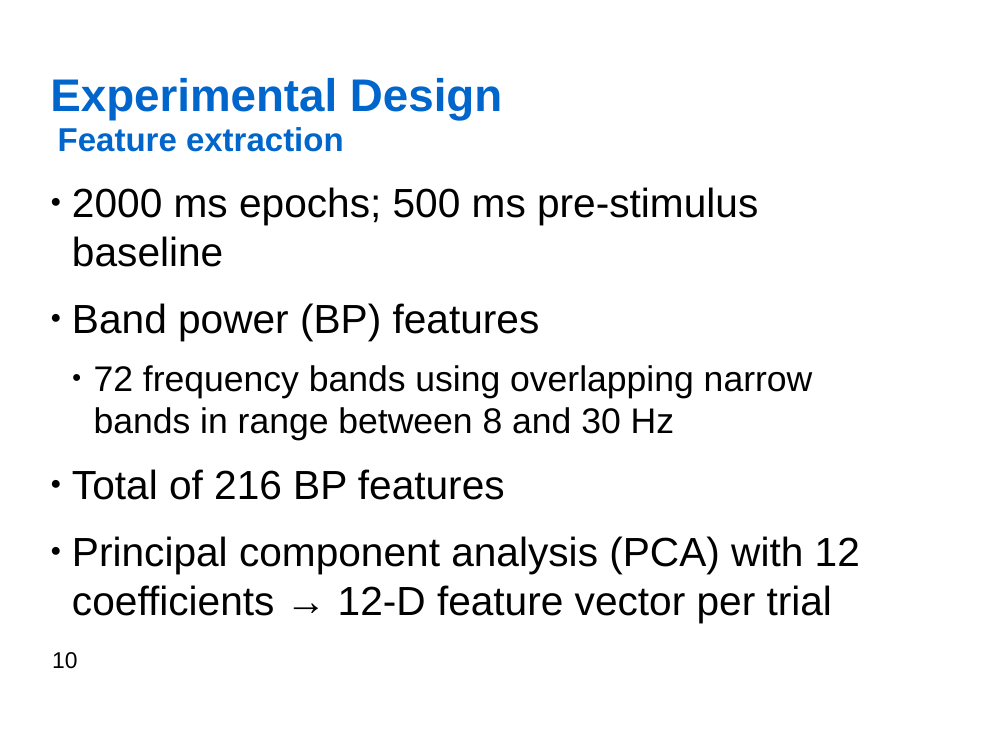
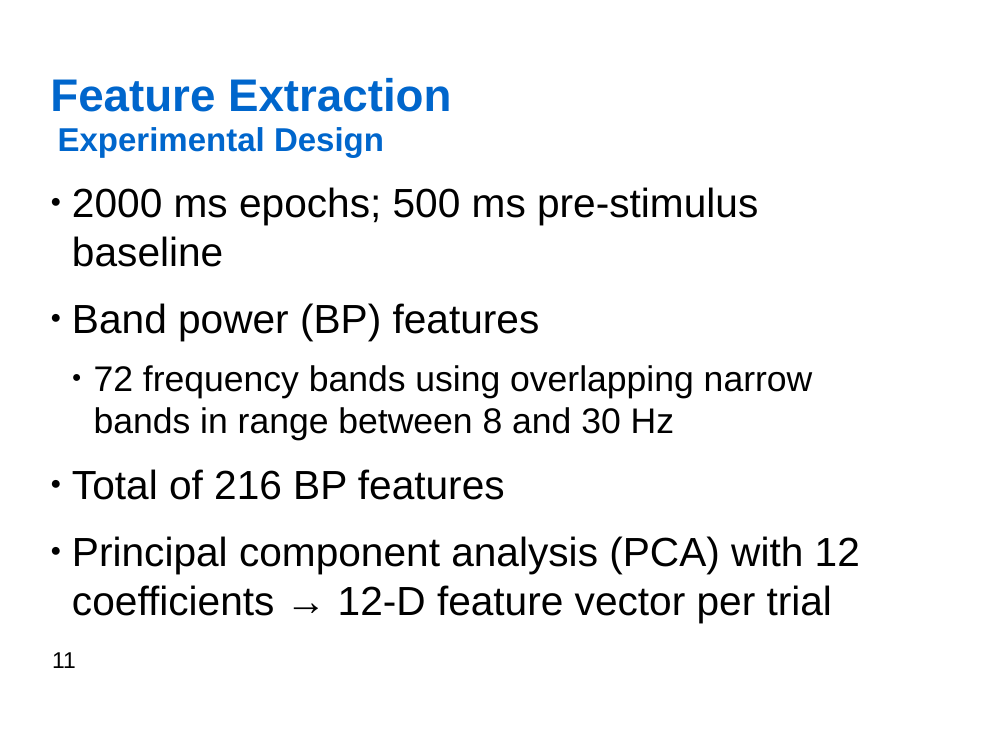
Before and after one commit to jfedjaev/NSTresearchPractice, a slide deck: slide 11 of Report/Presentation/Fedjaev_ResearchPractice.odp (slide 10 before the commit). Drawn at 1008x756 pixels with LibreOffice and Linux fonts; fonts in the diff are those of the drawing; background and template pictures are left out. Boxes give left, top, right and bottom in pixels: in the first picture for what was removed or moved away, otherwise in the second. Text is boxed around its words. In the diff, an @@ line names an element or a change of style, - is before the commit and + after.

```diff
--- a/Report/Presentation/Fedjaev_ResearchPractice.odp
+++ b/Report/Presentation/Fedjaev_ResearchPractice.odp
@@ title at (x1=50, y1=78, x2=451, y2=112): text changed; size 26 to 36 pt @@
-Feature extraction
+Feature Extraction
@@ title "Experimental Design" moved from (x1=50, y1=78, x2=502, y2=120) to (x1=58, y1=127, x2=384, y2=158) @@
@@ title "Experimental Design" at (x1=58, y1=127, x2=384, y2=158): size 36 to 26 pt @@
@@ page number at (x1=52, y1=652, x2=76, y2=668): text changed @@
-10
+11
```
Also in this commit, not shown: 11 other slides changed, 4 slides added, 3 slides removed, 2 other files.
